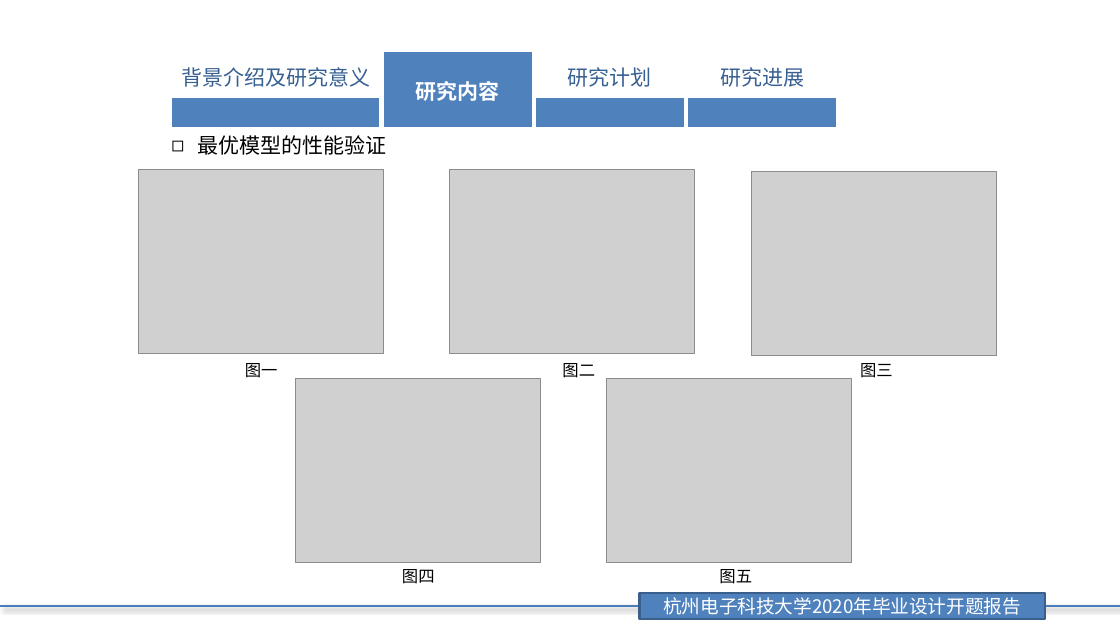
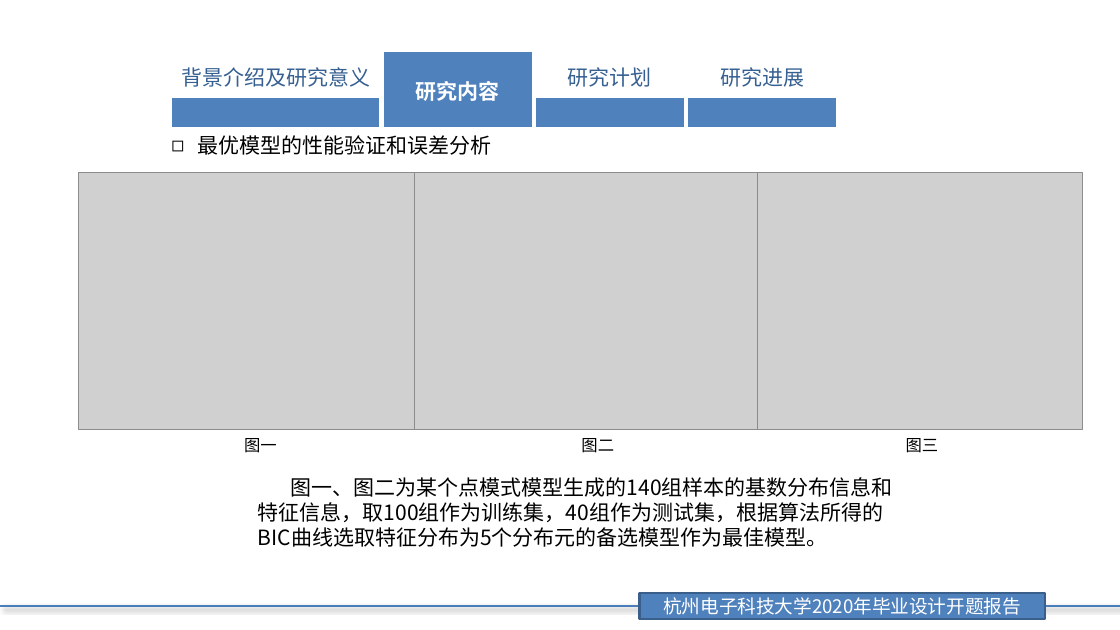
Before and after one commit to JeromeYHj214/Paper-Learning, a slide deck: slide 6 of 杨豪杰开题/论文答辩开题报告(杨豪杰).pptx (slide 9 before the commit). Drawn at 1120x630 pixels with LibreOffice and Linux fonts; fonts in the diff are those of the drawing; grey boxes stand for pictures; background and template pictures are left out. Boxes give left, top, right and bottom in pixels: in the first picture for what was removed or moved away, otherwise in the second. Text is boxed around its words. In the diff, an @@ line names an element or a change of style, - is before the commit and + after.

```diff
--- a/杨豪杰开题/论文答辩开题报告(杨豪杰).pptx
+++ b/杨豪杰开题/论文答辩开题报告(杨豪杰).pptx
@@ text at <box>198,135,492,155</box>: text changed @@
-◻ 最优模型的性能验证
+◻ 最优模型的性能验证和误差分析
@@ picture: place and size @@
-picture at <box>139,170,384,354</box>
+picture at <box>78,172,421,429</box>
@@ picture: place and size @@
-picture at <box>450,170,695,354</box>
+picture at <box>414,172,757,429</box>
@@ picture: place and size @@
-picture at <box>752,172,997,356</box>
+picture at <box>739,172,1082,429</box>
@@ picture removed at <box>296,378,541,562</box> @@
@@ picture removed at <box>607,378,852,562</box> @@
@@ text "图一": place and size @@
-text "图一" at <box>245,363,278,378</box>
+text "图一" at <box>244,438,277,453</box>
@@ text "图二": place and size @@
-text "图二" at <box>562,363,595,378</box>
+text "图二" at <box>581,438,614,453</box>
@@ text "图三": place and size @@
-text "图三" at <box>860,363,893,378</box>
+text "图三" at <box>906,438,939,453</box>
@@ text added at <box>258,477,893,547</box>, 18 pt, text #000000 @@
+图一、图二为某个点模式模型生成的140组样本的基数分布信息和特征信息，取100组作为训练集，40组作为测试集，根据算法所得的BIC曲线选取特征分布为5个分布元的备选模型作为最佳模型。
@@ text removed at <box>402,569,435,584</box> @@
-图四
@@ text removed at <box>719,569,752,584</box> @@
-图五
```
Also in this commit, not shown: 13 other slides changed, 2 slides added, 1 slide removed.
